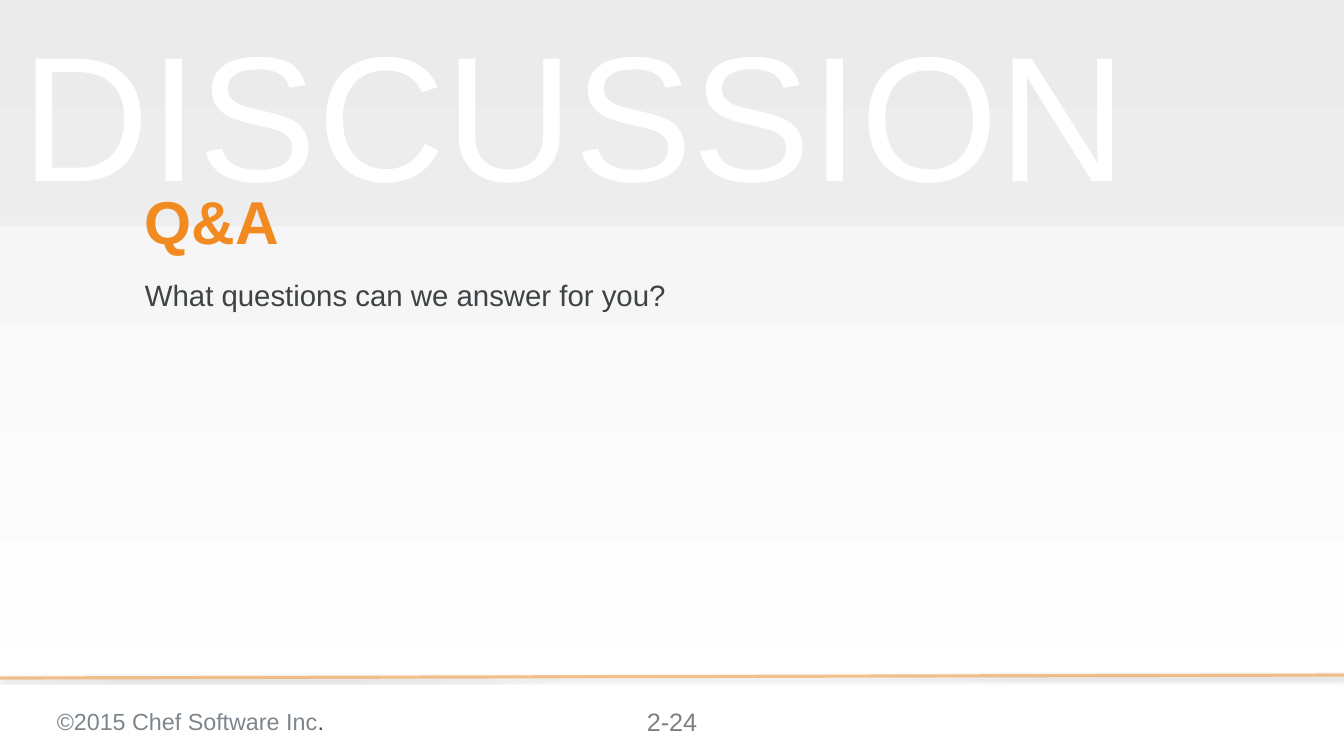
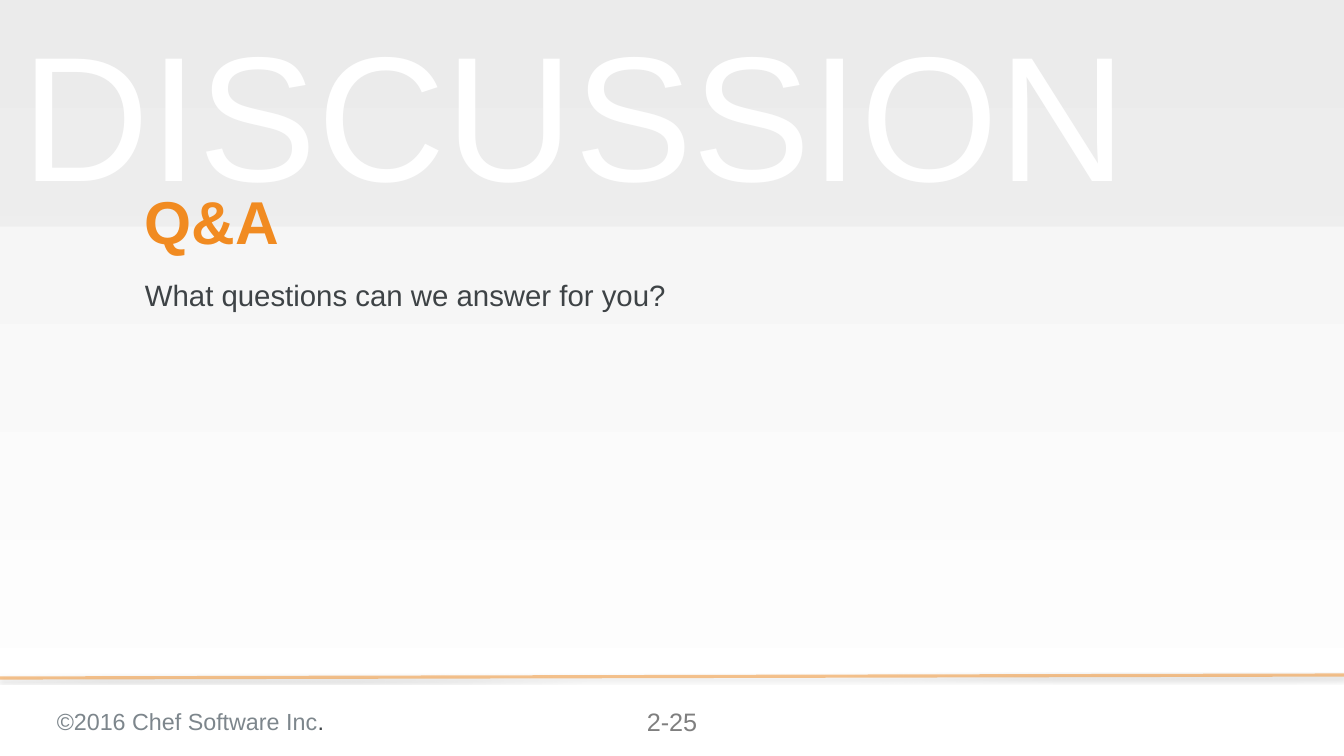
Before and after one commit to chef-training/extending_cookbooks, a slide deck: slide 25 of 02-approaches_to_extending_resources.pptx (slide 24 before the commit). Drawn at 1344x756 pixels with LibreOffice and Linux fonts; fonts in the diff are those of the drawing; background and template pictures are left out. Boxes give left, top, right and bottom in pixels: in the first picture for what was removed or moved away, otherwise in the second. Text is boxed around its words. In the diff, an @@ line names an element or a change of style, - is before the commit and + after.

```diff
--- a/02-approaches_to_extending_resources.pptx
+++ b/02-approaches_to_extending_resources.pptx
@@ text at (x1=57, y1=713, x2=324, y2=730): text changed @@
-©2015 Chef Software Inc.
+©2016 Chef Software Inc.
@@ page number at (x1=647, y1=713, x2=697, y2=731): text changed @@
-2-24
+2-25
```
Also in this commit, not shown: 23 other slides changed, 1 slide added.
